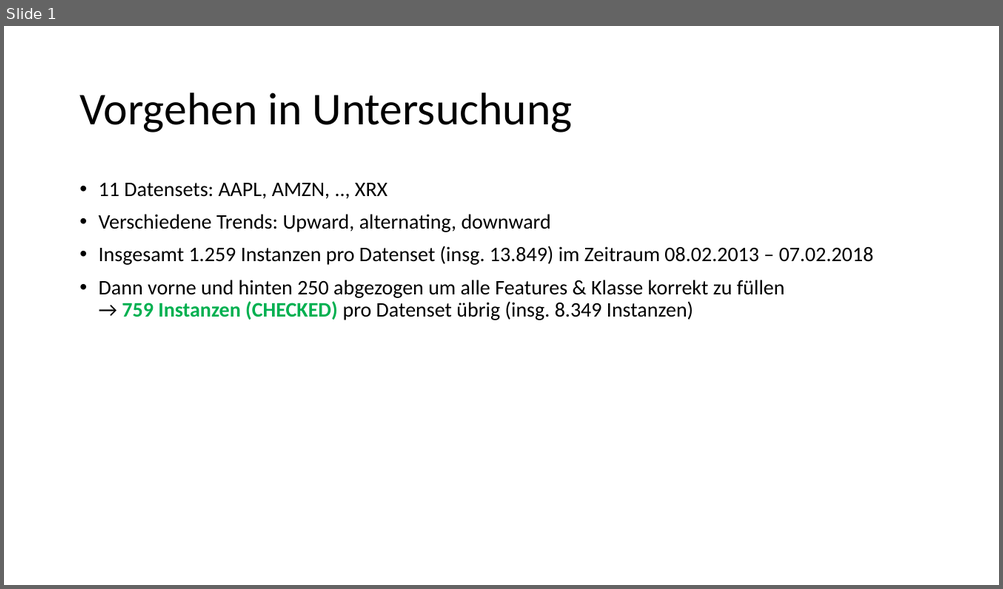
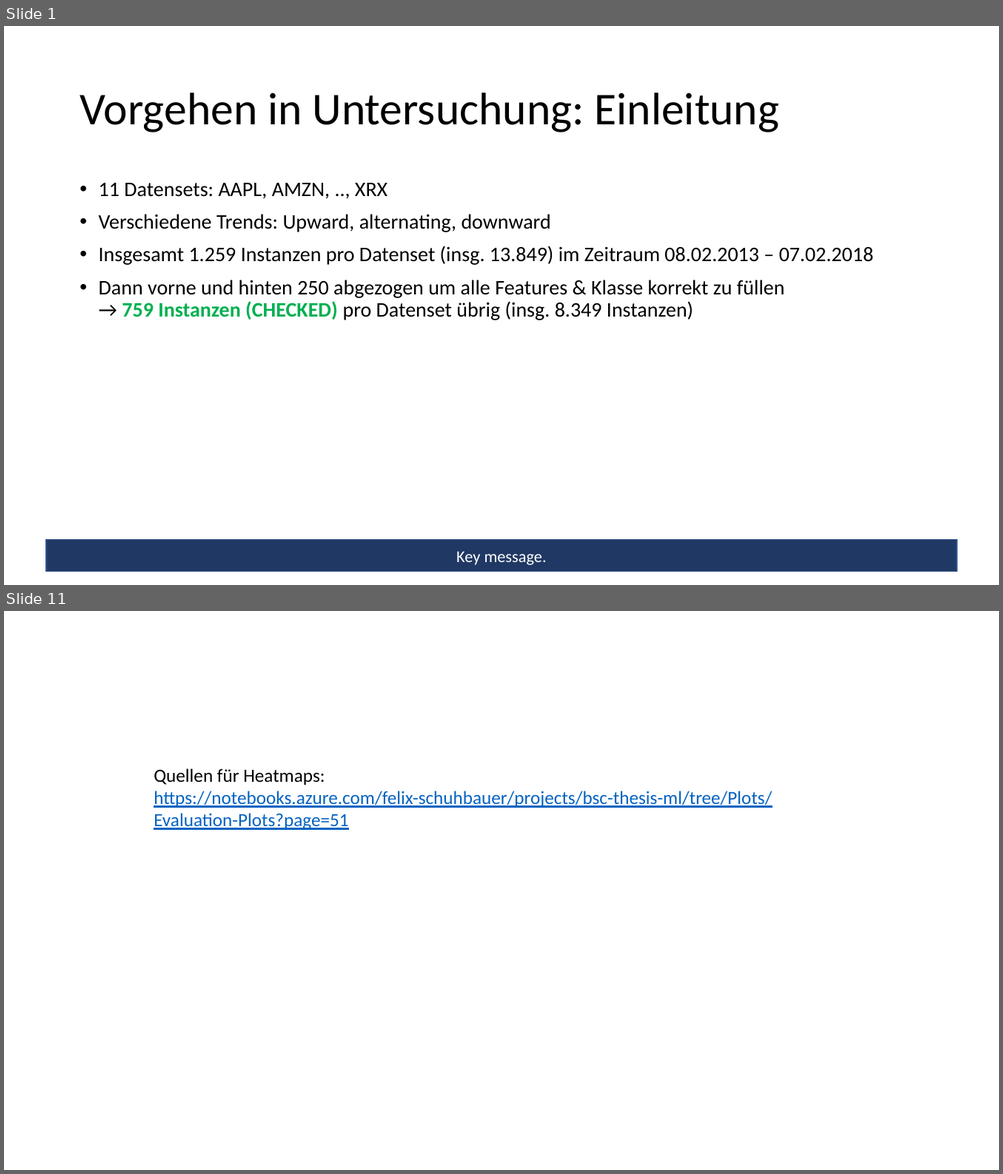
Before and after one commit to feschu/BSc-Thesis-ML, a slide deck: Notes/Dokumentation zum Vorgehen.pptx. Shown one above the other, each under a label of ours: slide 1 before the commit, slides 1 and 11 after it; the slides between them are not shown. The pictures are 1003x589 and 1003x1174 pixels, drawn with LibreOffice and Linux fonts; fonts in the diff are those of the drawing. Boxes give left, top, right and bottom in pixels: in the first picture for what was removed or moved away, otherwise in the second. Text is boxed around its words. In the diff, an @@ line names an element or a change of style, - is before the commit and + after.

Commit message:
Summarized major part of ADJ plots in presentation

```diff
--- a/Notes/Dokumentation zum Vorgehen.pptx
+++ b/Notes/Dokumentation zum Vorgehen.pptx
@@ slide 11 added at bbox=[4, 611, 999, 1170], background #FFFFFF @@
@@ text added at bbox=[153, 769, 771, 830], 18 pt, text #0563C1, underline @@
+Quellen für Heatmaps: https://notebooks.azure.com/felix-schuhbauer/projects/bsc-thesis-ml/tree/Plots/Evaluation-Plots?page=51
@@ slide 1 changed as well @@
@@ title at bbox=[79, 93, 780, 133]: text changed @@
-Vorgehen in Untersuchung
+Vorgehen in Untersuchung: Einleitung
@@ rectangle added at bbox=[45, 540, 956, 572], fill #203864, outline #325491 1 pt, 16 pt, text #FFFFFF @@
+Key message.
```
Also in this commit, not shown: 14 other slides added, 2 slides removed, 2 other files.
